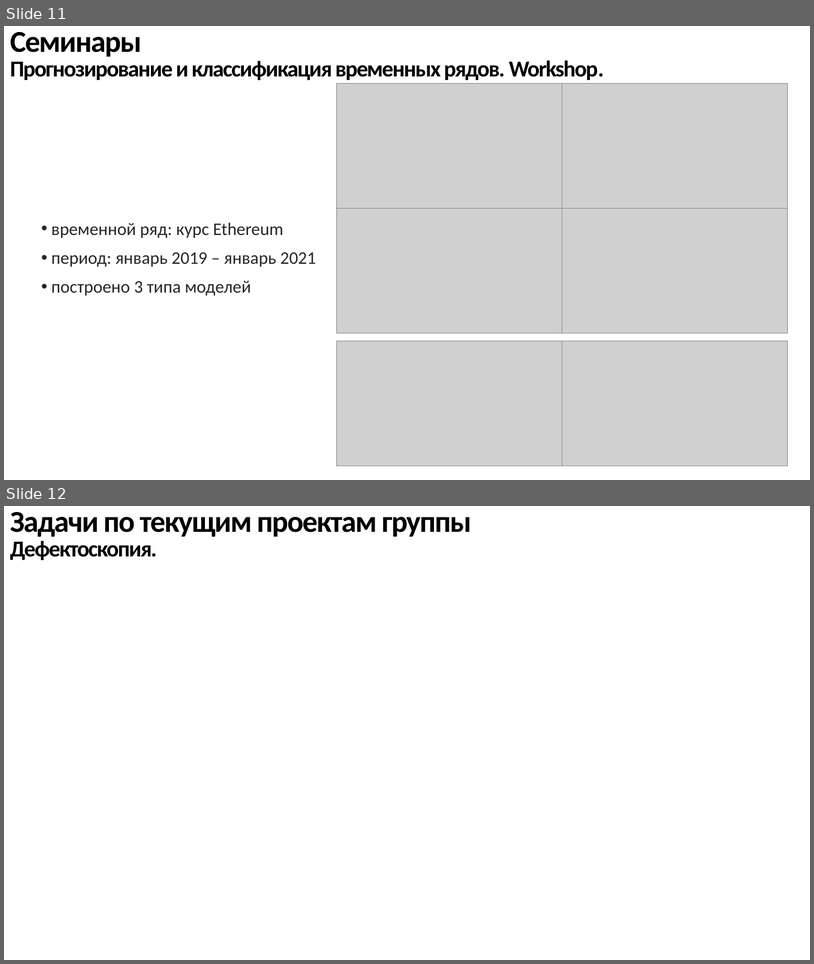
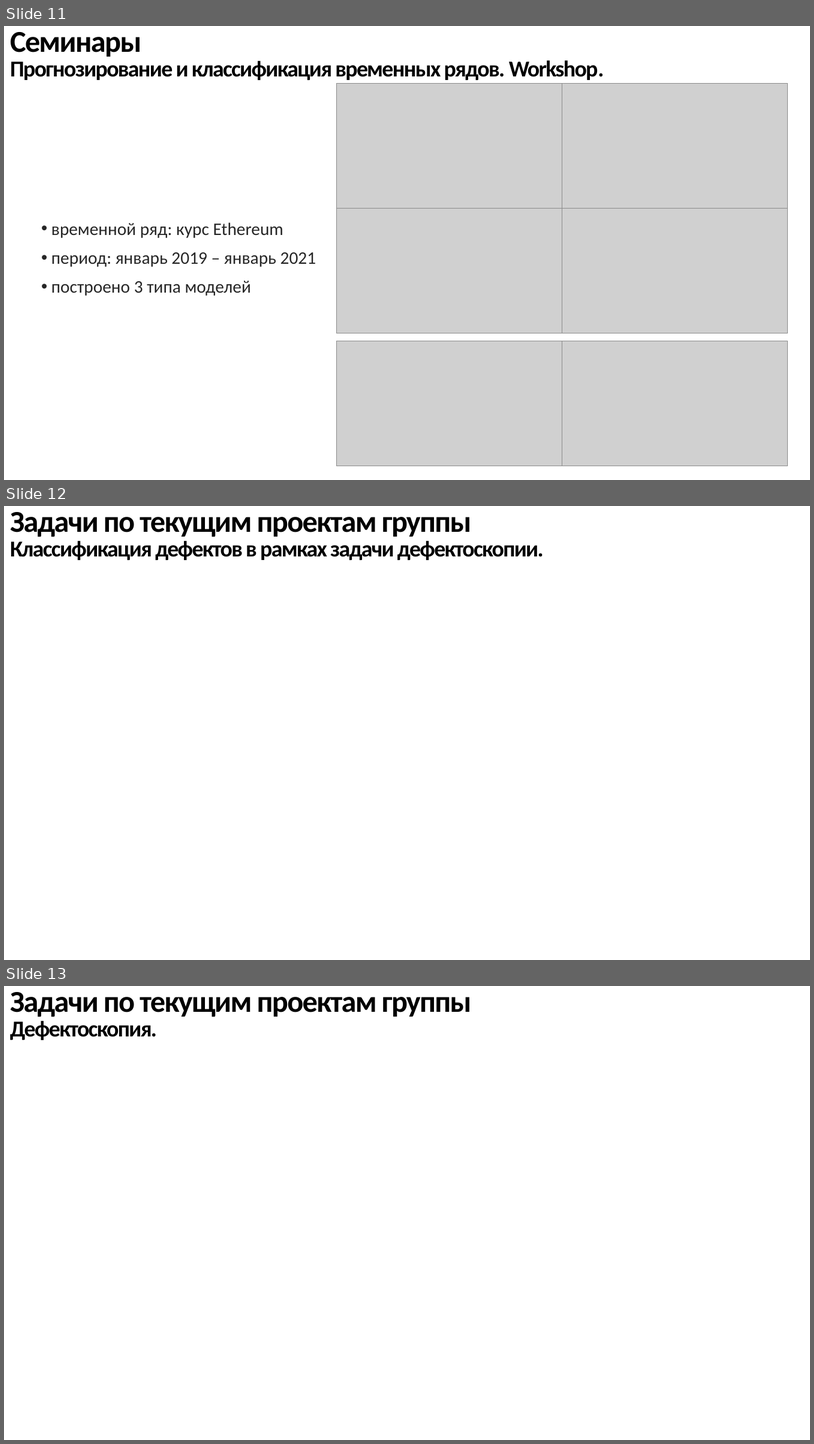
Before and after one commit to not-rdy/trainee, a slide deck: reports/final_report/rep_final.pptx. Shown one above the other, each under a label of ours: slides 11 and 12 before the commit, slides 11, 12 and 13 after it. The pictures are 814x964 and 814x1444 pixels, drawn with LibreOffice and Linux fonts; fonts in the diff are those of the drawing; grey boxes stand for pictures. Boxes give left, top, right and bottom in pixels: in the first picture for what was removed or moved away, otherwise in the second. Text is boxed around its words. In the diff, an @@ line names an element or a change of style, - is before the commit and + after.

```diff
--- a/reports/final_report/rep_final.pptx
+++ b/reports/final_report/rep_final.pptx
@@ slide 12 added at box(4, 506, 810, 960), background #FFFFFF @@
@@ title added at box(10, 512, 544, 560), 27 pt, text #000000, bold @@
+Задачи по текущим проектам группы
+Классификация дефектов в рамках задачи дефектоскопии.
@@ what was slide 12 is now slide 13 @@
```
Also in this commit, not shown: 6 other files.
